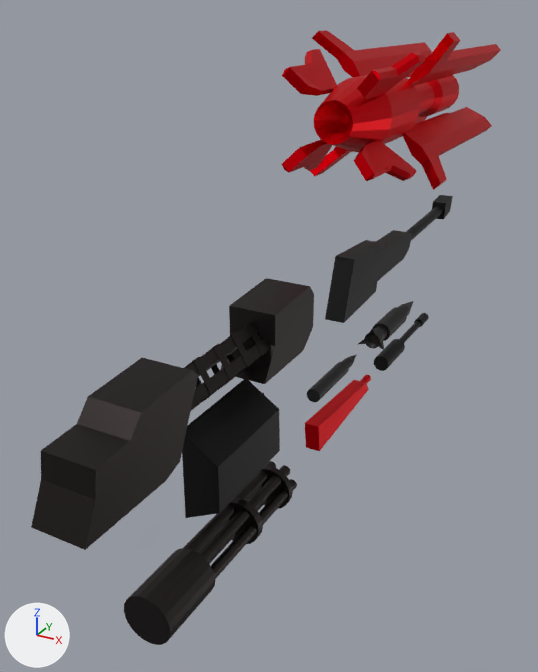
The Blender file weapons.blend, before and after one commit.
Before and after are seen from a 50 mm camera at (1.68, -3.95, 2.86) aimed at (-0.27, -0.41, 1.09). Lighting does not change. The marker at lower left points along +X, +Y and +Z.

In view in the first picture: 'Cylinder', 'cannon', 'large cannon', 'laser ', 'launcher', 'mini-gun', 'missile', 'missle half transform', 'railgun'.
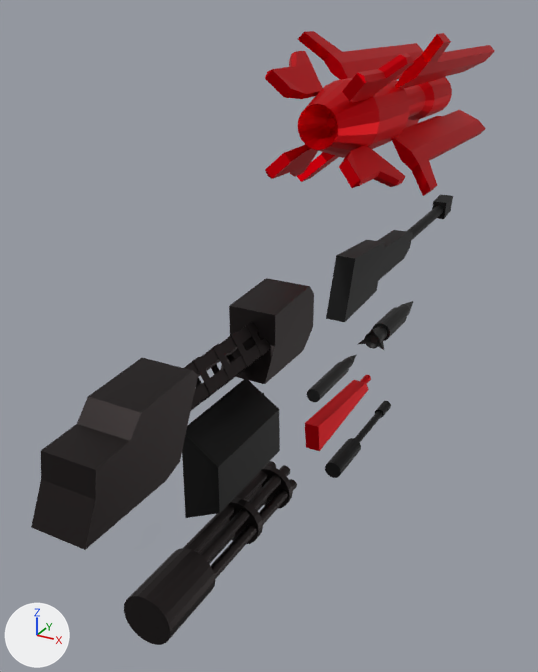
The change, as a list of edits to the scene's bpy script:
```text
Change ob_cannon:
    ob_cannon.location: (0.0, 0.827, 0.453) -> (0.0, 0.0, 0.0)
Change ob_large_cannon:
    ob_large_cannon.location: (0.0, -0.014, 1.307) -> (0.0, 0.0, 1.307)
Change ob_cylinder:
    ob_cylinder.location: (0.0, 0.191, 2.302) -> (0.0, 0.0, 2.302)
```

Changed parts and their boxes [x1, y1, x2, y2] in the pictures (538 x 672 px):
'Cylinder', moved: before [282, 30, 501, 190]; after [265, 31, 495, 196]
'large cannon', moved: before [325, 195, 453, 323]; after [326, 194, 453, 322]
'cannon', moved: before [374, 313, 429, 371]; after [325, 401, 391, 478]
